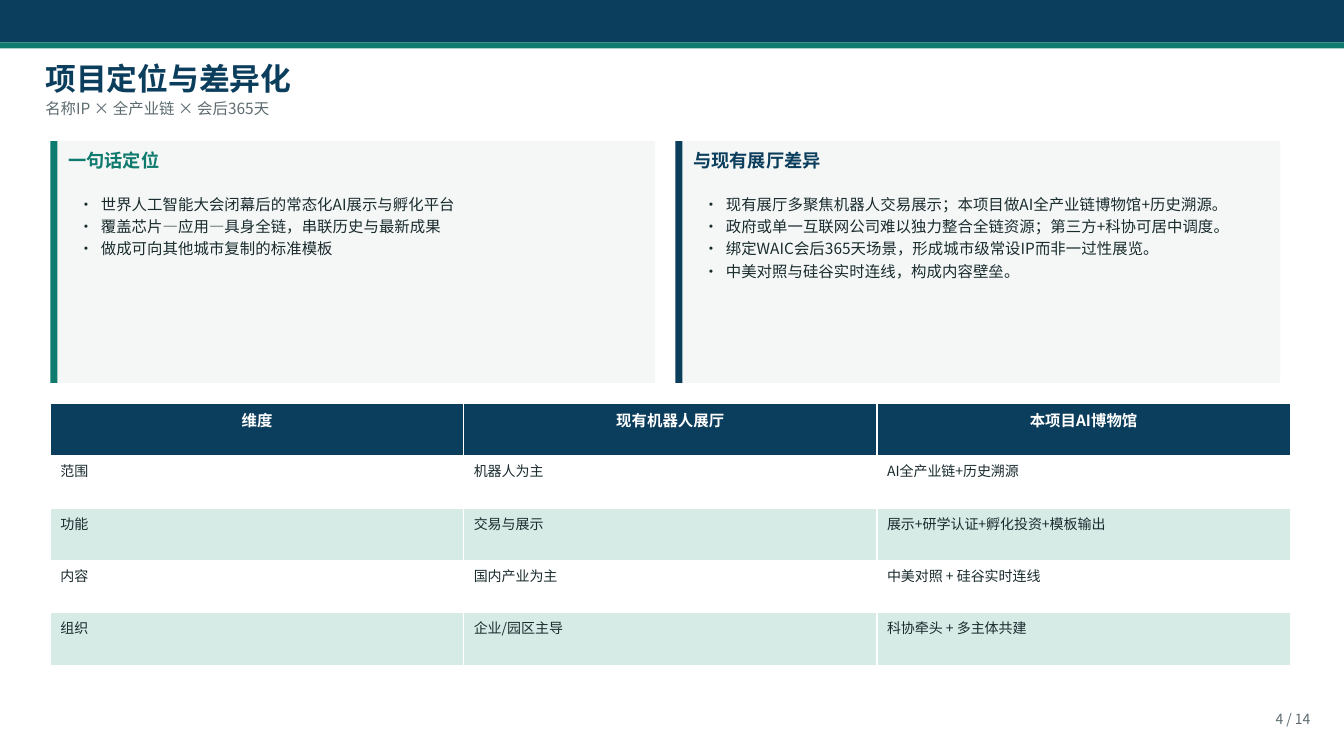
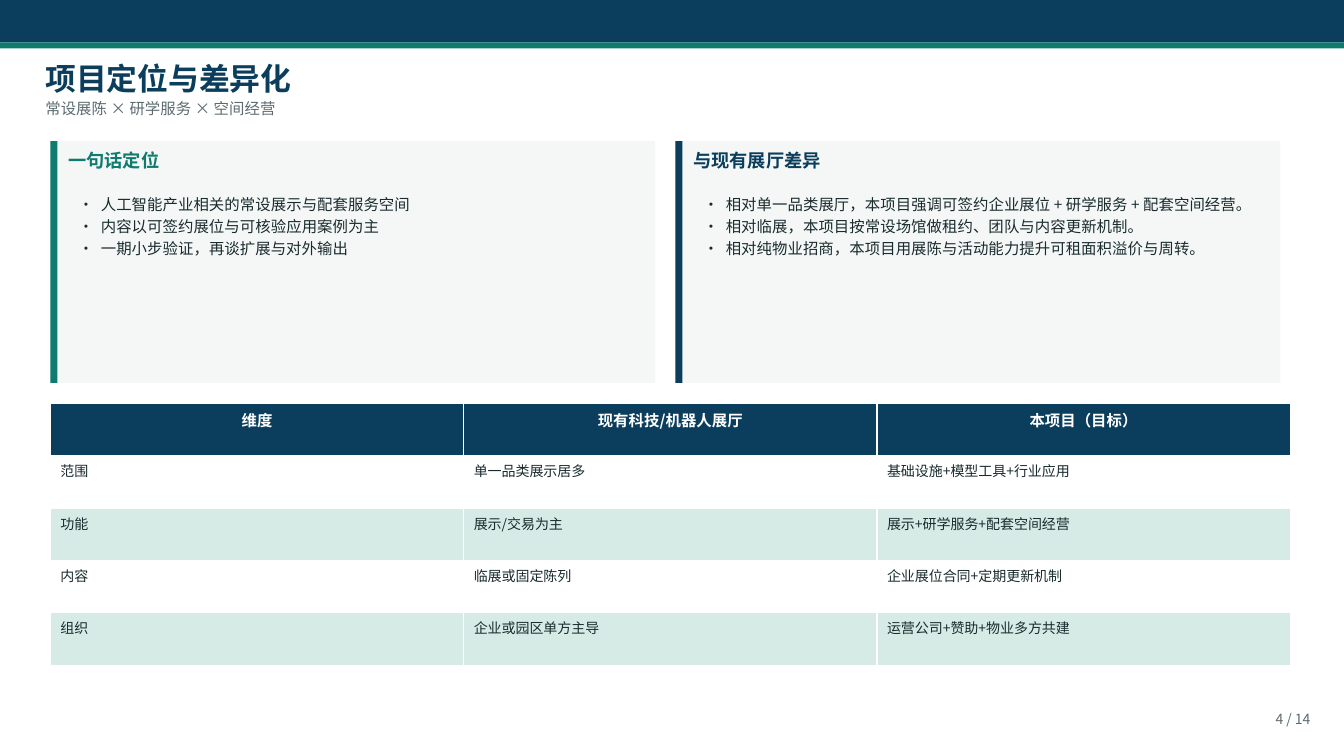
Before and after one commit to hujigang2010-maker/AIDEN, a slide deck: slide 4 of deliverables/上海AI博物馆_可执行落地方案.pptx. Drawn at 1344x756 pixels with LibreOffice and Linux fonts; fonts in the diff are those of the drawing. Boxes give left, top, right and bottom in pixels: in the first picture for what was removed or moved away, otherwise in the second. Text is boxed around its words. In the diff, an @@ line names an element or a change of style, - is before the commit and + after.

```diff
--- a/deliverables/上海AI博物馆_可执行落地方案.pptx
+++ b/deliverables/上海AI博物馆_可执行落地方案.pptx
@@ text at bbox=[45, 101, 276, 116]: text changed @@
-名称IP × 全产业链 × 会后365天
+常设展陈 × 研学服务 × 空间经营
@@ text at bbox=[101, 197, 410, 256]: text changed @@
-• 世界人工智能大会闭幕后的常态化AI展示与孵化平台
-• 覆盖芯片—应用—具身全链，串联历史与最新成果
-• 做成可向其他城市复制的标准模板
+• 人工智能产业相关的常设展示与配套服务空间
+• 内容以可签约展位与可核验应用案例为主
+• 一期小步验证，再谈扩展与对外输出
@@ text at bbox=[726, 197, 1251, 256]: text changed @@
-• 现有展厅多聚焦机器人交易展示；本项目做AI全产业链博物馆+历史溯源。
-• 政府或单一互联网公司难以独力整合全链资源；第三方+科协可居中调度。
-• 绑定WAIC会后365天场景，形成城市级常设IP而非一过性展览。
-• 中美对照与硅谷实时连线，构成内容壁垒。
+• 相对单一品类展厅，本项目强调可签约企业展位 + 研学服务 + 配套空间经营。
+• 相对临展，本项目按常设场馆做租约、团队与内容更新机制。
+• 相对纯物业招商，本项目用展陈与活动能力提升可租面积溢价与周转。
@@ table at bbox=[50, 403, 1291, 665] @@
-row 1, column 2: 现有机器人展厅
+row 1, column 2: 现有科技/机器人展厅
-row 1, column 3: 本项目AI博物馆
+row 1, column 3: 本项目（目标）
-row 2, column 2: 机器人为主
+row 2, column 2: 单一品类展示居多
-row 2, column 3: AI全产业链+历史溯源
+row 2, column 3: 基础设施+模型工具+行业应用
-row 3, column 2: 交易与展示
+row 3, column 2: 展示/交易为主
-row 3, column 3: 展示+研学认证+孵化投资+模板输出
+row 3, column 3: 展示+研学服务+配套空间经营
-row 4, column 2: 国内产业为主
+row 4, column 2: 临展或固定陈列
-row 4, column 3: 中美对照 + 硅谷实时连线
+row 4, column 3: 企业展位合同+定期更新机制
-row 5, column 2: 企业/园区主导
+row 5, column 2: 企业或园区单方主导
-row 5, column 3: 科协牵头 + 多主体共建
+row 5, column 3: 运营公司+赞助+物业多方共建
```
Also in this commit, not shown: 13 other slides changed, 7 other files.
